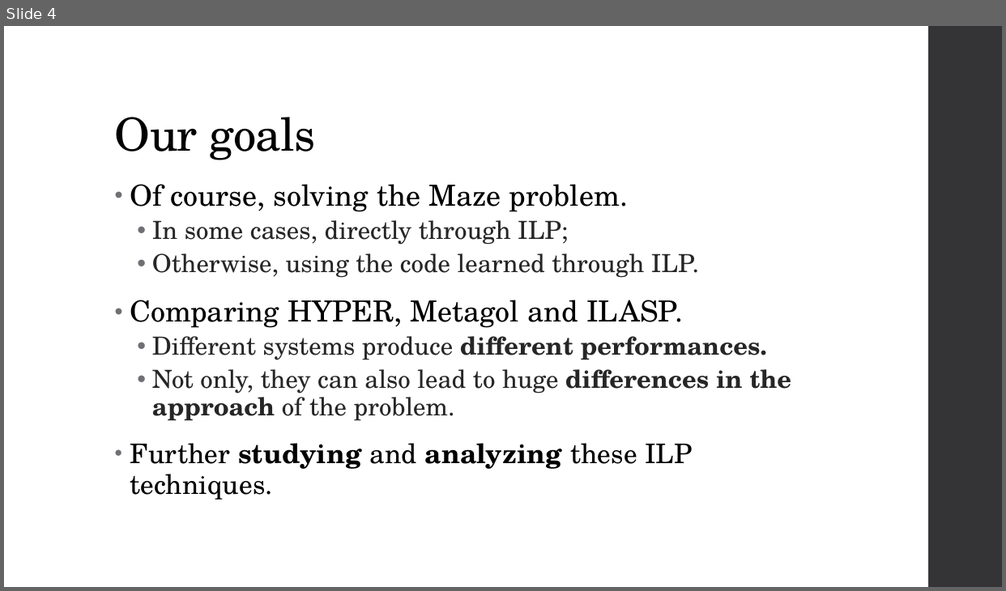
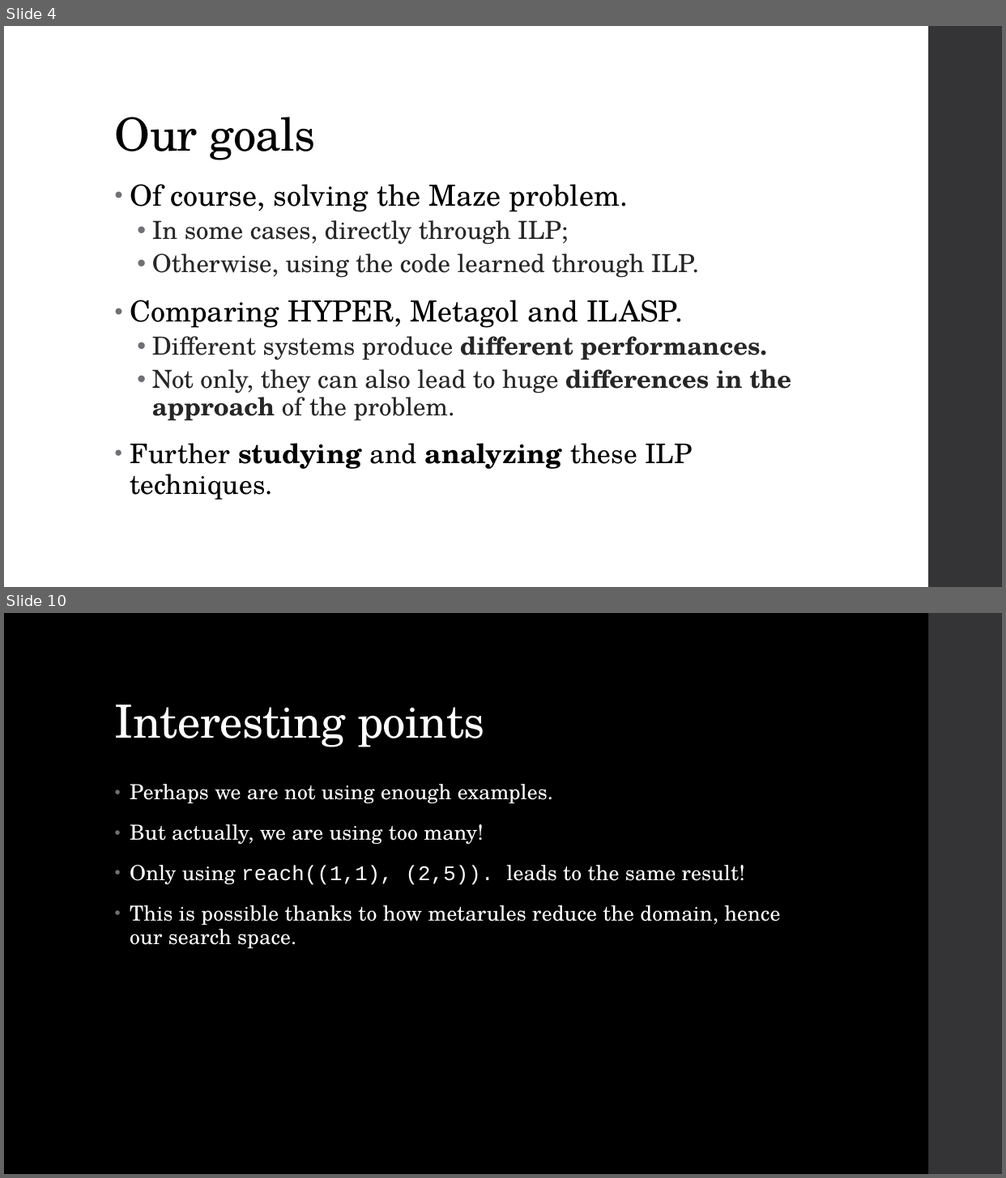
Before and after one commit to Alex-Dell1/ATAI_Maze_Project, a slide deck: ATAI_Presentation.pptx. Shown one above the other, each under a label of ours: slide 4 before the commit, slides 4 and 10 after it; the slides between them are not shown. The pictures are 1006x591 and 1006x1178 pixels, drawn with LibreOffice and Linux fonts; fonts in the diff are those of the drawing; background and template pictures are left out; a plain dark background stands for a picture behind light text. Boxes give left, top, right and bottom in pixels: in the first picture for what was removed or moved away, otherwise in the second. Text is boxed around its words. In the diff, an @@ line names an element or a change of style, - is before the commit and + after.

```diff
--- a/ATAI_Presentation.pptx
+++ b/ATAI_Presentation.pptx
@@ slide 10 added at bbox=[4, 613, 1002, 1174], background picture (left out); not listed: 1 template element that a slide beside it also shows @@
@@ rectangle added at bbox=[4, 613, 928, 1174], fill #000000 @@
@@ title added at bbox=[115, 705, 485, 747], 44 pt, text #FFFFFF @@
+Interesting points
@@ text added at bbox=[130, 784, 780, 949], 20 pt, text #FFFFFF @@
+• Perhaps we are not using enough examples.
+• But actually, we are using too many!
+• Only using reach((1,1), (2,5)). leads to the same result!
+• This is possible thanks to how metarules reduce the domain, hence our search space.
```
Also in this commit, not shown: 6 other slides added.
